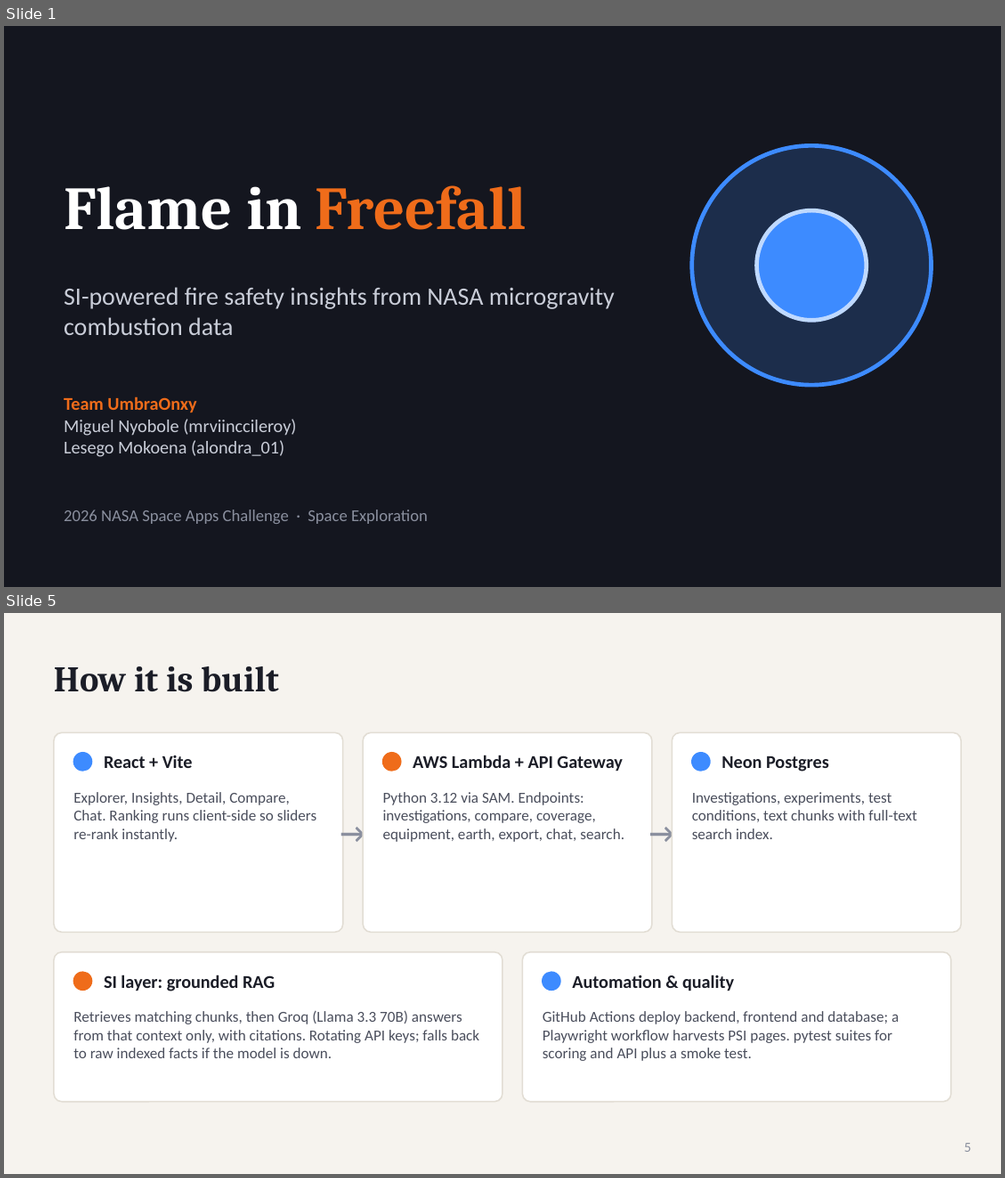
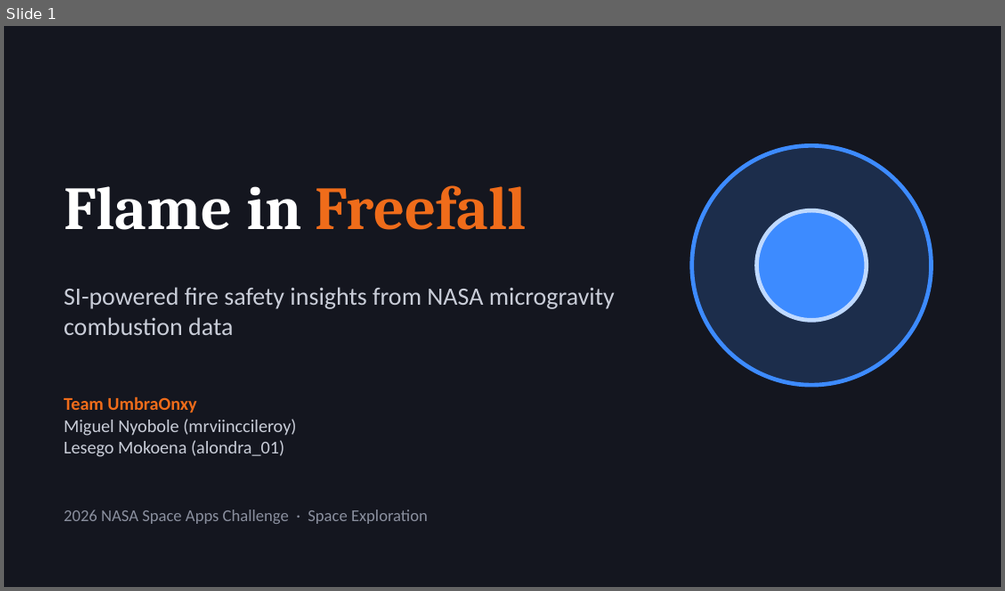
Before and after one commit to Real-Vicinic/F-I-F, a slide deck: docs/Flame_in_Freefall_Presentation.pptx. Shown one above the other, each under a label of ours: slides 1 and 5 before the commit, slide 1 after it; the slides between them are not shown. The pictures are 1005x1178 and 1005x591 pixels, drawn with LibreOffice and Linux fonts; fonts in the diff are those of the drawing. Boxes give left, top, right and bottom in pixels: in the first picture for what was removed or moved away, otherwise in the second. Text is boxed around its words. In the diff, an @@ line names an element or a change of style, - is before the commit and + after.

```diff
--- a/docs/Flame_in_Freefall_Presentation.pptx
+++ b/docs/Flame_in_Freefall_Presentation.pptx
@@ slide 5 removed at [4,613,1001,1174], background #F6F3EE @@
@@ text removed at [54,666,278,692] @@
-How it is built
@@ rounded rectangle removed at [54,732,343,932] @@
@@ rounded rectangle removed at [363,732,652,932] @@
@@ rounded rectangle removed at [672,732,961,932] @@
@@ ellipse removed at [73,753,92,771] @@
@@ text removed at [104,755,193,768] @@
-React + Vite
@@ ellipse removed at [383,753,401,771] @@
@@ text removed at [413,755,622,771] @@
-AWS Lambda + API Gateway
@@ ellipse removed at [692,753,710,771] @@
@@ text removed at [721,756,829,771] @@
-Neon Postgres
@@ text removed at [73,792,316,842] @@
-Explorer, Insights, Detail, Compare, Chat. Ranking runs client-side so sliders re-rank instantly.
@@ text removed at [383,792,624,842] @@
-Python 3.12 via SAM. Endpoints: investigations, compare, coverage, equipment, earth, export, chat, search.
@@ text removed at [692,792,916,839] @@
-Investigations, experiments, test conditions, text chunks with full-text search index.
@@ text removed at [338,812,368,852] @@
-→
@@ text removed at [647,812,677,852] @@
-→
@@ rounded rectangle removed at [54,952,502,1102] @@
@@ rounded rectangle removed at [522,952,951,1102] @@
@@ ellipse removed at [73,972,92,989] @@
@@ text removed at [104,974,275,991] @@
-SI layer: grounded RAG
@@ ellipse removed at [542,972,560,989] @@
@@ text removed at [572,974,734,990] @@
-Automation & quality
@@ text removed at [73,1010,479,1058] @@
-Retrieves matching chunks, then Groq (Llama 3.3 70B) answers from that context only, with citations. Rotating API keys; falls back to raw indexed facts if the model is down.
@@ text removed at [542,1011,898,1061] @@
-GitHub Actions deploy backend, frontend and database; a Playwright workflow harvests PSI pages. pytest suites for scoring and API plus a smoke test.
@@ text removed at [964,1143,971,1151] @@
-5
```
Also in this commit, not shown: 4 slides changed, 1 slide added, 6 other slides removed.
